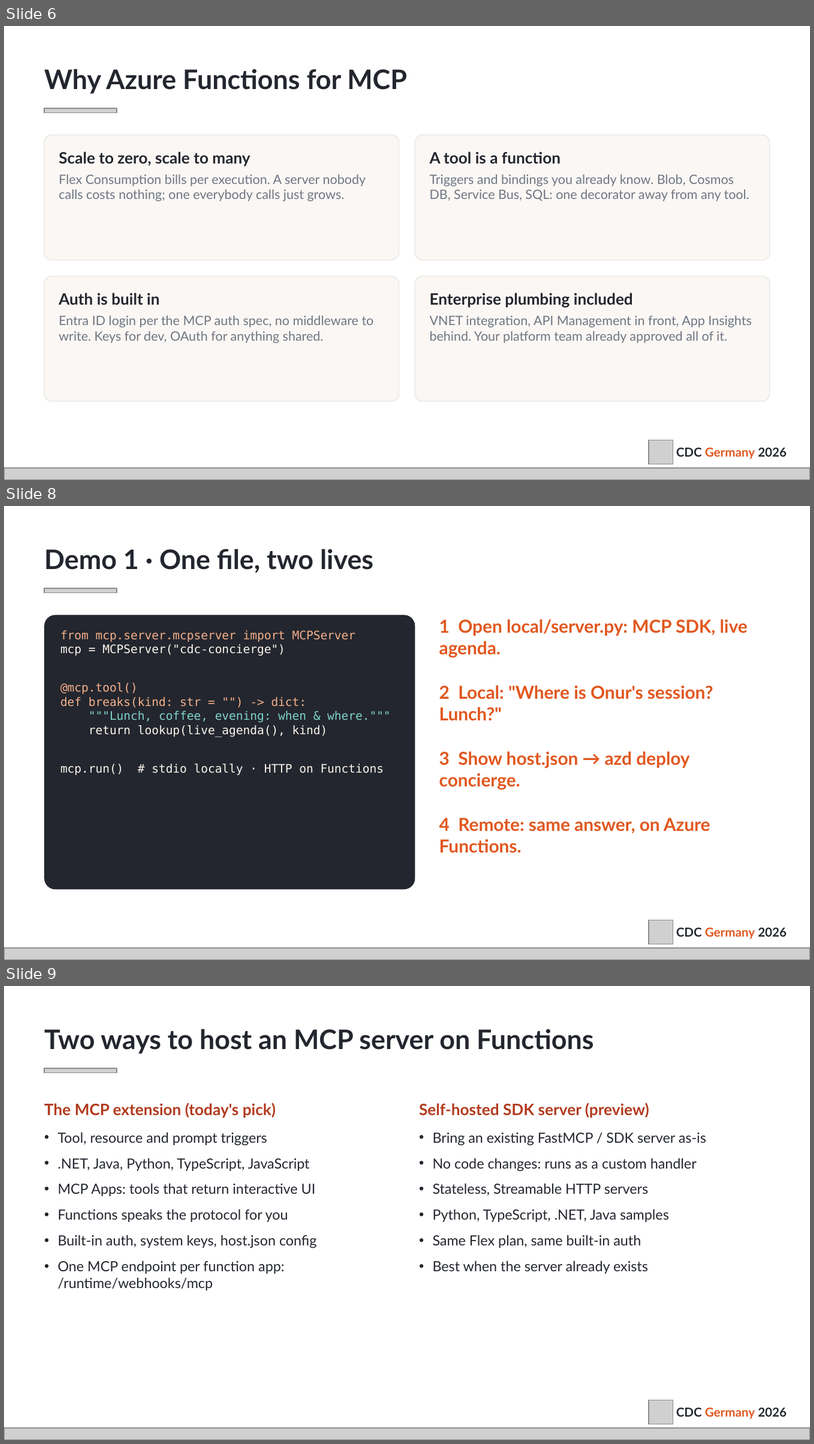
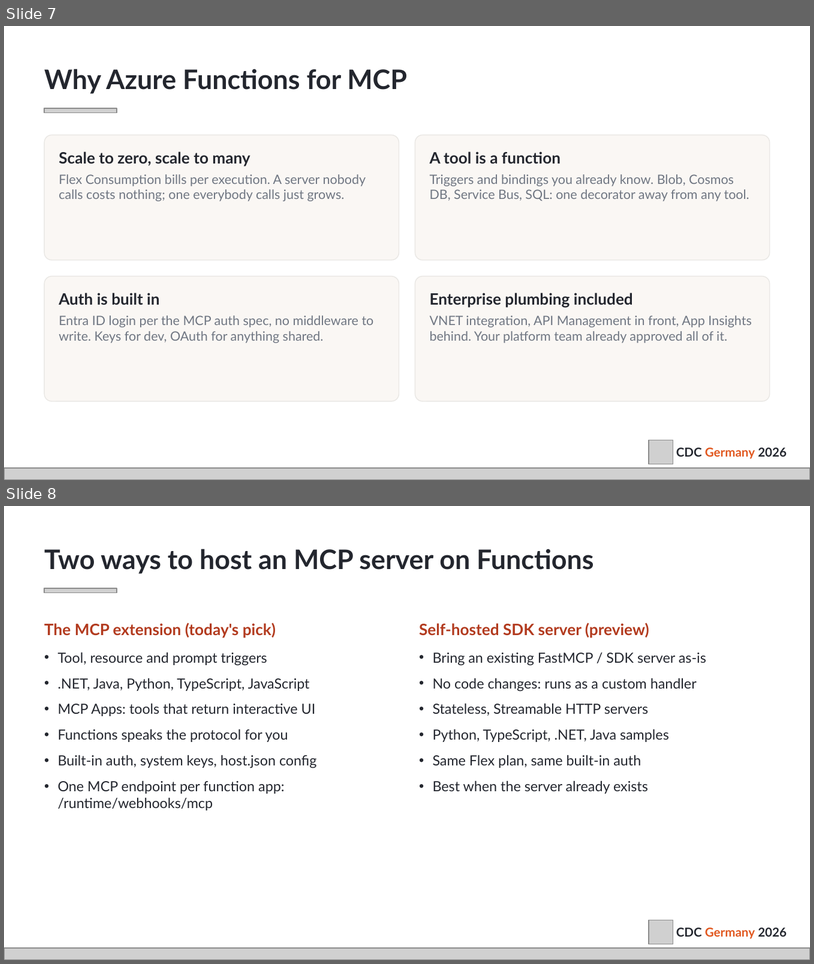
Before and after one commit to bakionur/azure-functions-mcp-cdc, a slide deck: docs/CDC2026_Okutucu_MCP-Azure-Functions.pptx. Shown one above the other, each under a label of ours: slides 6, 8 and 9 before the commit, slides 7 and 8 after it; the slides between them are not shown. The pictures are 814x1444 and 814x964 pixels, drawn with LibreOffice and Linux fonts; fonts in the diff are those of the drawing; grey boxes stand for pictures. Boxes give left, top, right and bottom in pixels: in the first picture for what was removed or moved away, otherwise in the second. Text is boxed around its words. In the diff, an @@ line names an element or a change of style, - is before the commit and + after.

Commit message:
docs: updated session slides

```diff
--- a/docs/CDC2026_Okutucu_MCP-Azure-Functions.pptx
+++ b/docs/CDC2026_Okutucu_MCP-Azure-Functions.pptx
@@ slide 8 removed at bbox=[4, 506, 810, 960], background #FFFFFF @@
@@ text removed at bbox=[44, 549, 374, 573] @@
-Demo 1 · One file, two lives
@@ picture removed at bbox=[44, 588, 117, 593] @@
@@ rounded rectangle removed at bbox=[44, 615, 415, 889] @@
@@ text removed at bbox=[60, 630, 391, 775] @@
-from mcp.server.mcpserver import MCPServer
-mcp = MCPServer("cdc-concierge")
-@mcp.tool()
-def breaks(kind: str = "") -> dict:
-"""Lunch, coffee, evening: when & where."""
-return lookup(live_agenda(), kind)
-mcp.run() # stdio locally · HTTP on Functions
@@ text removed at bbox=[440, 619, 748, 658] @@
-1 Open local/server.py: MCP SDK, live agenda.
@@ text removed at bbox=[440, 685, 714, 721] @@
-2 Local: "Where is Onur's session? Lunch?"
@@ text removed at bbox=[440, 751, 690, 790] @@
-3 Show host.json → azd deploy concierge.
@@ text removed at bbox=[440, 817, 711, 853] @@
-4 Remote: same answer, on Azure Functions.
@@ picture removed at bbox=[649, 919, 674, 944] @@
@@ text removed at bbox=[677, 927, 787, 939] @@
-CDC Germany 2026
@@ picture removed at bbox=[4, 947, 810, 959] @@
@@ what was slide 6 is now slide 7 @@
@@ what was slide 9 is now slide 8 @@
```
Also in this commit, not shown: 3 slides changed, 7 slides added, 2 other slides removed.
